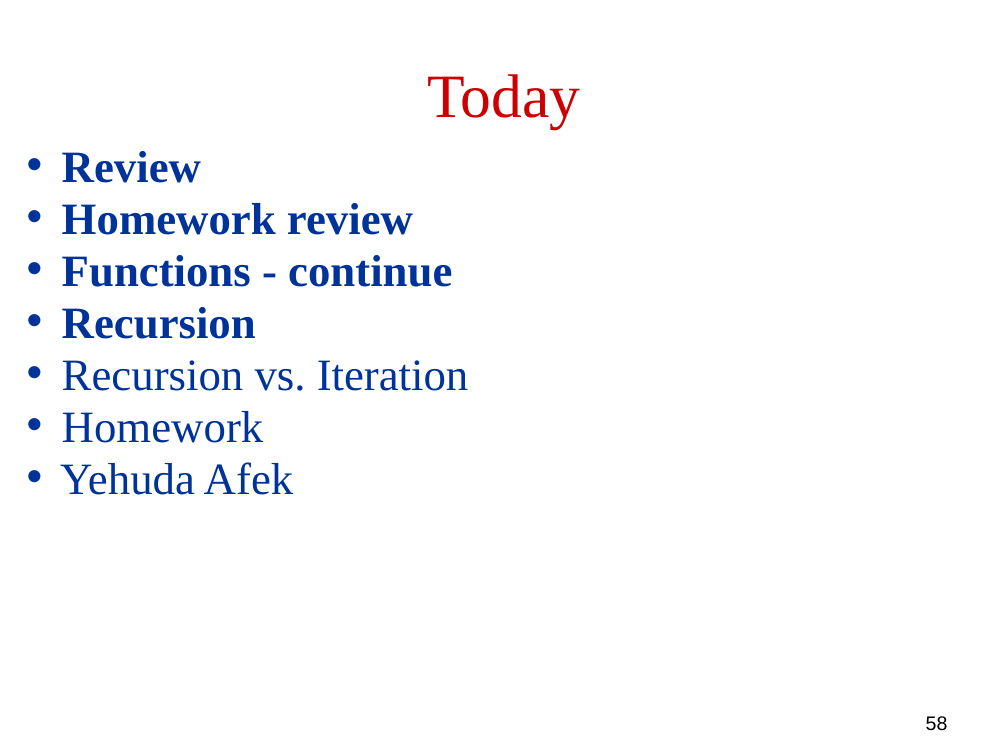
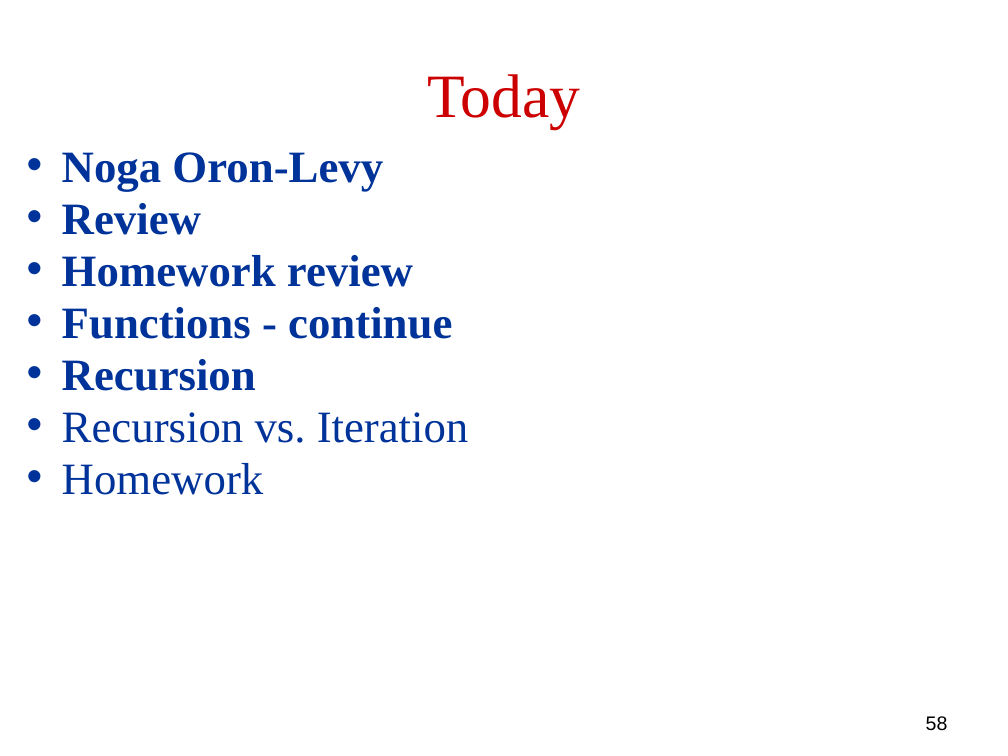
Before and after one commit to robintux/gip, a slide deck: slide 58 of Sessions/3/gip3.pptx. Drawn at 1008x756 pixels with LibreOffice and Linux fonts; fonts in the diff are those of the drawing. Boxes give left, top, right and bottom in pixels: in the first picture for what was removed or moved away, otherwise in the second. Text is boxed around its words. In the diff, an @@ line names an element or a change of style, - is before the commit and + after.

```diff
--- a/Sessions/3/gip3.pptx
+++ b/Sessions/3/gip3.pptx
@@ text at box(62, 152, 383, 191): paragraph added @@
+• Noga Oron-Levy
@@ text at box(60, 462, 294, 495): paragraph removed @@
-• Yehuda Afek
```
Also in this commit, not shown: 6 other slides changed, 1 slide removed.
